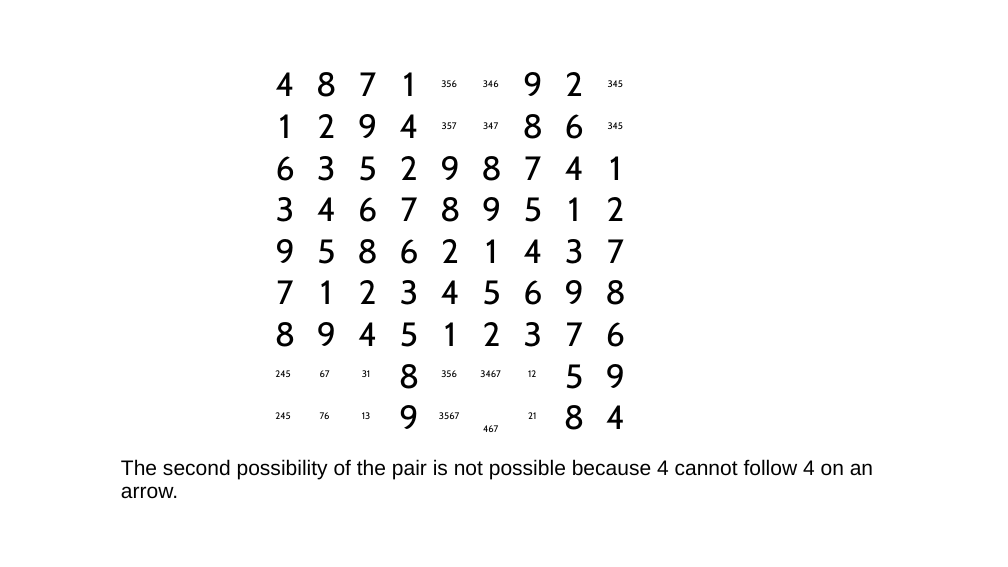
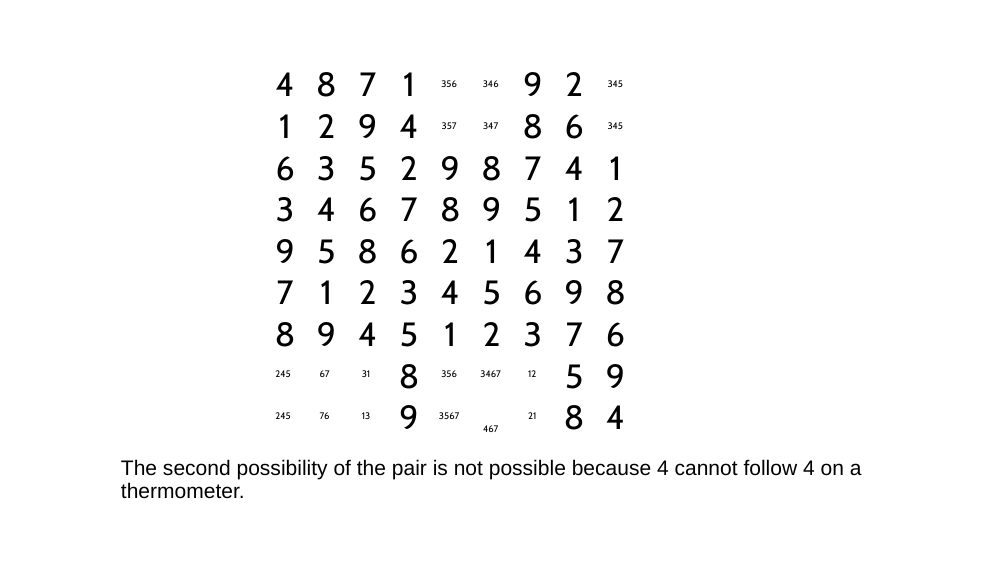
Before and after one commit to jhardis/WSJ_Number_Puzzles, a slide deck: slide 69 of 20269704_2.pptx. Drawn at 1008x567 pixels with LibreOffice and Linux fonts; fonts in the diff are those of the drawing; background and template pictures are left out. Boxes give left, top, right and bottom in pixels: in the first picture for what was removed or moved away, otherwise in the second. Text is boxed around its words. In the diff, an @@ line names an element or a change of style, - is before the commit and + after.

```diff
--- a/20269704_2.pptx
+++ b/20269704_2.pptx
@@ text at bbox=[121, 459, 862, 499]: text changed @@
-The second possibility of the pair is not possible because 4 cannot follow 4 on an arrow.
+The second possibility of the pair is not possible because 4 cannot follow 4 on a thermometer.
```
